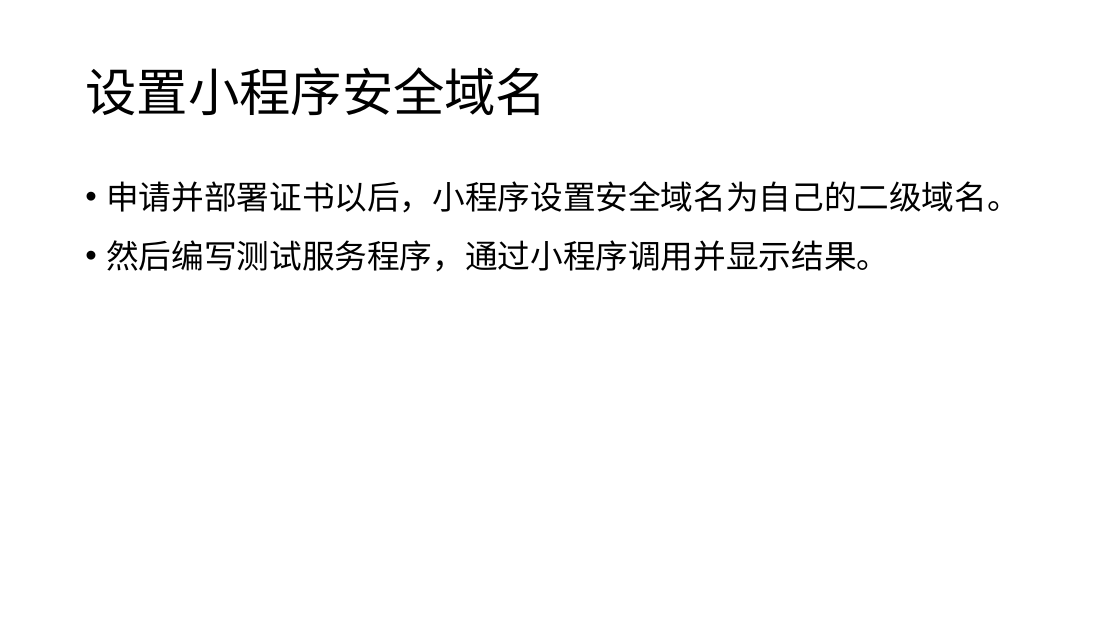
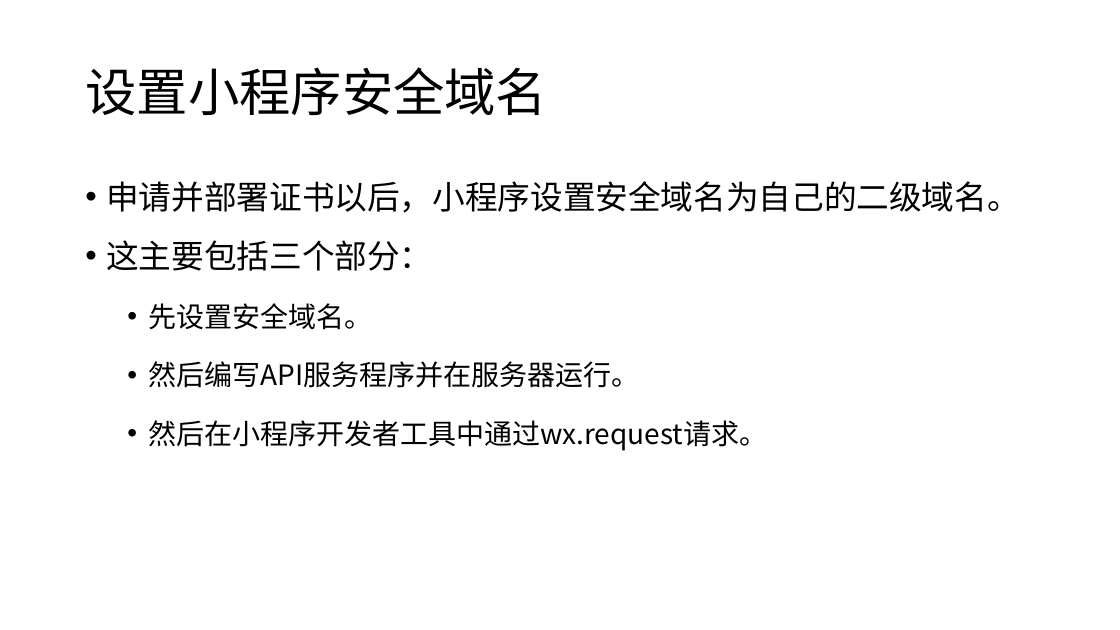
Before and after one commit to edu2act/course-wechat-and-miniprogram, a slide deck: slide 2 of materials/ch08/ch08_3-编写小程序后台API.pptx. Drawn at 1120x630 pixels with LibreOffice and Linux fonts; fonts in the diff are those of the drawing. Boxes give left, top, right and bottom in pixels: in the first picture for what was removed or moved away, otherwise in the second. Text is boxed around its words. In the diff, an @@ line names an element or a change of style, - is before the commit and + after.

```diff
--- a/materials/ch08/ch08_3-编写小程序后台API.pptx
+++ b/materials/ch08/ch08_3-编写小程序后台API.pptx
@@ text at [106, 240, 767, 451]: text changed; size 28 to 24 pt @@
-• 然后编写测试服务程序，通过小程序调用并显示结果。
+• 这主要包括三个部分：
+  • 先设置安全域名。
+  • 然后编写API服务程序并在服务器运行。
+  • 然后在小程序开发者工具中通过wx.request请求。
```
Also in this commit, not shown: 61 other files.
